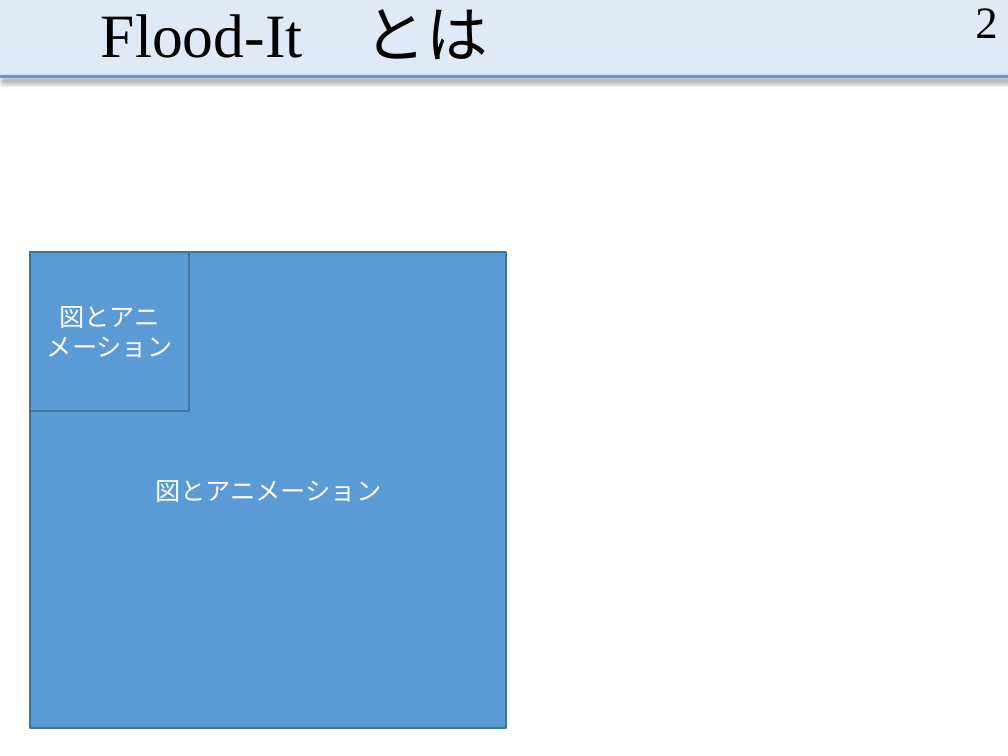
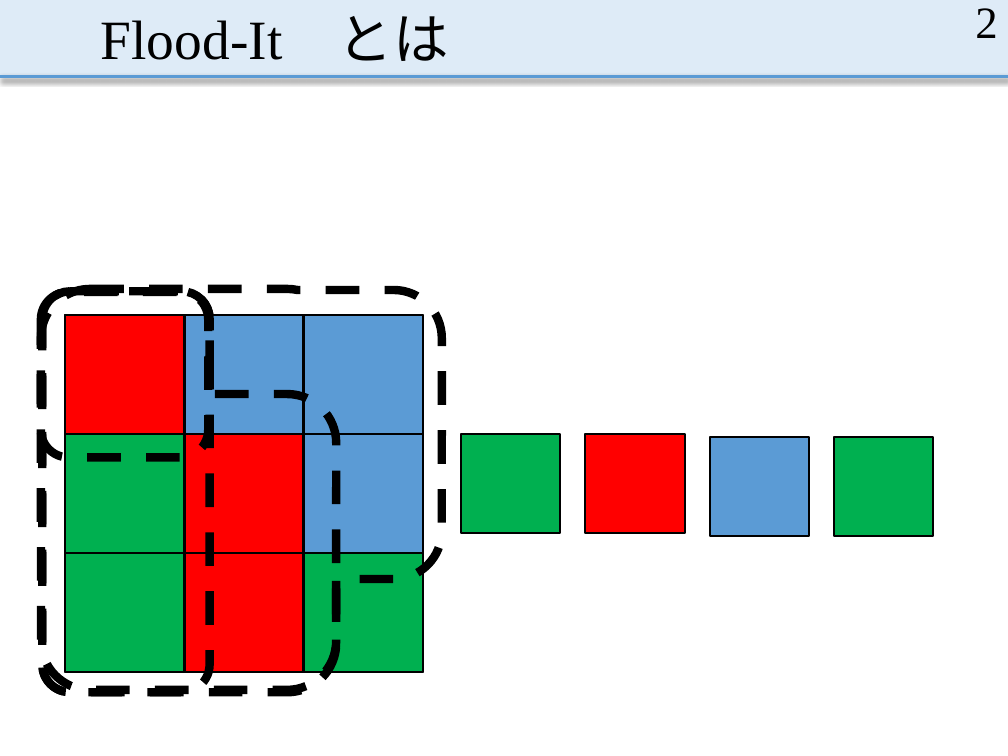
Before and after one commit to MasayaOda/SR, a slide deck: slide 2 of 中間発表.pptx. Drawn at 1008x756 pixels with LibreOffice and Linux fonts; fonts in the diff are those of the drawing; grey boxes stand for pictures. Boxes give left, top, right and bottom in pixels: in the first picture for what was removed or moved away, otherwise in the second. Text is boxed around its words. In the diff, an @@ line names an element or a change of style, - is before the commit and + after.

```diff
--- a/中間発表.pptx
+++ b/中間発表.pptx
@@ title "Flood-It とは" at <box>101,16,449,61</box>: size 44 to 39.6 pt @@
@@ rounded rectangle added at <box>41,292,209,458</box>, outline #000000 6 pt dashed @@
@@ freeform shape added at <box>41,289,443,690</box>, outline #000000 6 pt dashed @@
@@ rounded rectangle added at <box>42,291,210,692</box>, outline #000000 6 pt dashed @@
@@ freeform shape added at <box>42,291,337,692</box>, outline #000000 6 pt dashed @@
@@ text in rectangle at <box>47,306,172,358</box>: text removed @@
-図とアニメーション
@@ rectangle "図とアニメーション": place and size @@
-rectangle "図とアニメーション" at <box>30,252,506,728</box>
+rectangle "図とアニメーション" at <box>66,316,422,672</box>
@@ rectangle "図とアニメーション" at <box>66,316,422,672</box>: outline #43739E 1.5 pt to #000000 1.5 pt @@
@@ rectangle: place and size @@
-rectangle at <box>30,252,188,410</box>
+rectangle at <box>66,316,184,434</box>
@@ rectangle at <box>66,316,184,434</box>: fill #5B9BD5 to #FF0000; outline #43739E 1.5 pt to #000000 1.5 pt @@
@@ rectangle added at <box>184,316,303,434</box>, fill #5B9BD5, outline #000000 1.5 pt @@
@@ rectangle added at <box>303,316,422,434</box>, fill #5B9BD5, outline #000000 1.5 pt @@
@@ rectangle added at <box>66,434,184,553</box>, fill #00B050, outline #000000 1.5 pt @@
@@ rectangle added at <box>184,434,303,553</box>, fill #FF0000, outline #000000 1.5 pt @@
@@ rectangle added at <box>303,434,422,553</box>, fill #5B9BD5, outline #000000 1.5 pt @@
@@ rectangle added at <box>461,434,559,533</box>, fill #00B050, outline #000000 1.5 pt @@
@@ rectangle added at <box>586,434,684,533</box>, fill #FF0000, outline #000000 1.5 pt @@
@@ rectangle added at <box>710,437,808,536</box>, fill #5B9BD5, outline #000000 1.5 pt @@
@@ rectangle added at <box>834,436,932,535</box>, fill #00B050, outline #000000 1.5 pt @@
@@ rectangle added at <box>66,553,184,672</box>, fill #00B050, outline #000000 1.5 pt @@
@@ rectangle added at <box>184,553,303,672</box>, fill #FF0000, outline #000000 1.5 pt @@
@@ rectangle added at <box>303,553,422,672</box>, fill #00B050, outline #000000 1.5 pt @@
```
Also in this commit, not shown: 12 other slides changed, 4 slides added.
